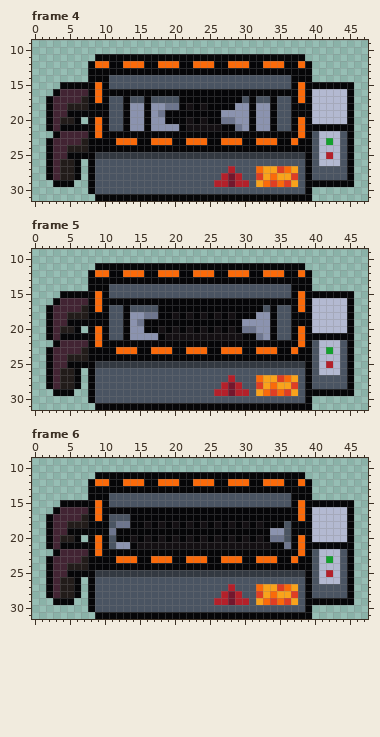
Pixel-art file: art/recepticle.aseprite. Above is the file before it was changed.
48x32 pixels, 7 frames. Shown: frame 4: x 0..47, y 9..31; frame 5: x 0..47, y 9..31; frame 6: x 0..47, y 9..31. The commit also changed other frames, which this record leaves out.
The same view after the edit:
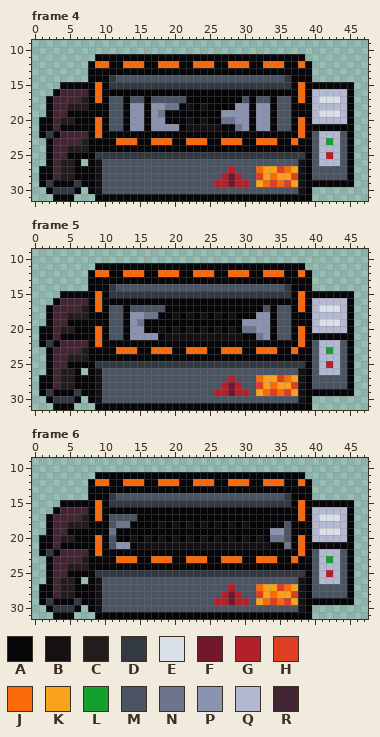
Palette (. is transparent): A #060608  B #141013  C #221c1a  D #333941  E #dae0ea  F #73172d  G #b4202a  H #df3e23  J #fa6a0a  K #f9a31b  L #14a02e  M #4a5462  N #6d758d  P #8b93af  Q #b3b9d1  R #422433
From old to new:
Frame 4:
Colour A is added in row 20 at x 1 and 7; in rows 21 to 22 at x 1; in rows 27 to 29 at x 1 and 7; in row 30 at x 2 and 6; in row 31 at x 3 to 5.
Colour B replaces colour M in rows 26 to 30 at x 9 and 38.
Colour D is added in row 22 at x 2; in row 29 at x 2 and 6; in row 30 at x 3 to 5.
Colour D replaces colour M in row 14 at x 11 and 36; in row 15 at x 11 to 36.
Colour E replaces colour Q in row 17 at x 41 to 43; in row 19 at x 41 to 43.
Colour M replaces colour A in row 17 at x 21.
Frame 5:
Colour A is added in row 20 at x 1 and 7; in rows 21 to 22 at x 1; in rows 27 to 29 at x 1 and 7; in row 30 at x 2 and 6; in row 31 at x 3 to 5.
Colour B replaces colour M in rows 26 to 30 at x 9 and 38.
Colour D is added in row 22 at x 2; in row 29 at x 2 and 6; in row 30 at x 3 to 5.
Colour D replaces colour M in row 14 at x 11 and 36; in row 15 at x 11 to 36.
Colour E replaces colour Q in row 17 at x 41 to 43; in row 19 at x 41 to 43.
Colour M replaces colour A in row 17 at x 18.
Frame 6:
Colour A is added in row 20 at x 1 and 7; in rows 21 to 22 at x 1; in rows 27 to 29 at x 1 and 7; in row 30 at x 2 and 6; in row 31 at x 3 to 5.
Colour A replaces colour B in row 18 at x 16 and 32.
Colour B replaces colour M in rows 26 to 30 at x 9 and 38.
Colour D is added in row 22 at x 2; in row 29 at x 2 and 6; in row 30 at x 3 to 5.
Colour D replaces colour M in row 14 at x 11 and 36; in row 15 at x 11 to 36.
Colour E replaces colour Q in row 17 at x 41 to 43; in row 19 at x 41 to 43.
Colour M replaces colour A in row 17 at x 14.
